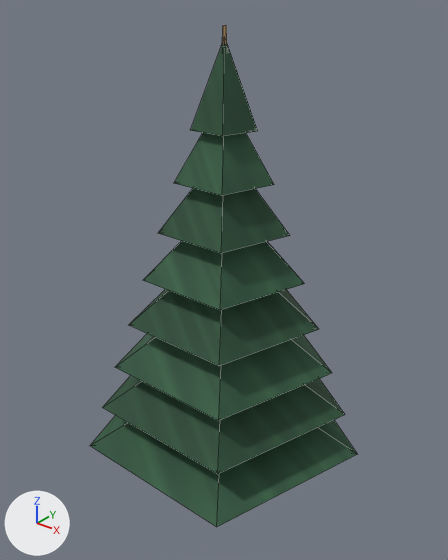
What one commit did to the FBX model Export/LOD/SW_Landscape/SM_Tree_Spruce01_LOD1.fbx.
Both versions are drawn from a 50 mm lens placed at (14.54, -18.21, 21.46), pointed at (-0.19, 0.2, 10.05). The axes (+X, +Y, +Z) are drawn at lower left. The lights are the same throughout. The older version comes first. Mesh edges are drawn as thin lines.

The scene before the commit, as lines of its bpy script (objects in view):
```python
me_sm_tree_spruce01_lod1 = bpy.data.meshes.new('SM_Tree_Spruce01_LOD1')
me_sm_tree_spruce01_lod1.from_pydata(...)  # 60 vertices, 74 faces; spans x -5.9..5.9, y -5.0..6.2, z -0.4..20.0
me_sm_tree_spruce01_lod1.materials.append(mat_m_survivalatlas_embed)  # picture img_t_survivalatlas_color_embed256_png
ob_sm_tree_spruce01_lod1 = bpy.data.objects.new('SM_Tree_Spruce01_LOD1', me_sm_tree_spruce01_lod1)
ob_sm_tree_spruce01_lod1.location = (0.0, 0.0, 0.0)
```
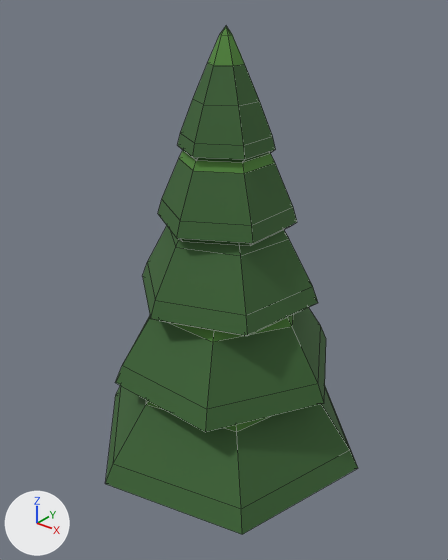
The change in detail:
me_sm_tree_spruce01_lod1 is used by ob_sm_tree_spruce01_lod1; location (0.0, 0.0, 0.0).
me_sm_tree_spruce01_lod1 had 60 vertices, 74 faces and spanned x -5.9..5.9, y -5.0..6.2, z -0.4..20.0.
me_sm_tree_spruce01_lod1 now has 182 vertices, 200 faces and spans x -6.1..6.1, y -5.8..6.2, z -0.4..20.0.
me_sm_tree_spruce01_lod1 part 1: the loose piece of 6 vertices spanning x -1.9..1.9, y -1.6..2.0, z 14.5..17.7 is rebuilt with 32 vertices and now spans x -2.5..2.5, y -2.7..2.9, z 12.7..18.6.
me_sm_tree_spruce01_lod1 part 2: the loose piece of 6 vertices spanning x -3.9..3.9, y -3.3..4.1, z 8.6..11.9 is rebuilt with 32 vertices and now spans x -5.0..5.0, y -4.2..4.5, z 5.9..13.3.
me_sm_tree_spruce01_lod1 part 3: the loose piece of 6 vertices spanning x -5.9..5.9, y -5.0..6.2, z 2.8..6.0 is rebuilt with 32 vertices and now spans x -6.1..6.1, y -5.8..6.2, z 2.0..10.1.
me_sm_tree_spruce01_lod1 part 4: the loose piece of 6 vertices spanning x -3.2..3.2, y -2.8..3.4, z 10.6..13.8 is rebuilt with 32 vertices and now spans x -3.7..3.7, y -3.7..4.0, z 9.5..16.1.
me_sm_tree_spruce01_lod1 part 5: the loose piece of 6 vertices spanning x -5.2..5.2, y -4.4..5.5, z 4.8..7.9 is deleted.
Part 6, on me_sm_tree_spruce01_lod1:
29 vertices are removed from x -4.6..4.6, y -3.9..4.8, z -0.4..20.0.
34 faces are deleted.
37 vertices are added at x -1.6..1.6, y -1.8..2.0, z 15.6..19.7.
42 new faces join them.
Other edits to the shape of me_sm_tree_spruce01_lod1 do not show in these pictures.

Changed parts and their boxes [x1, y1, x2, y2] in the pictures (448 x 560 px; the box of a moved part takes in the faces that stretch with it):
'SM_Tree_Spruce01_LOD1', reshaped: before [90, 25, 357, 527]; after [105, 26, 358, 534]
part 1 of me_sm_tree_spruce01_lod1, rebuilt: before [174, 133, 274, 195]; after [158, 151, 297, 246]
part 2 of me_sm_tree_spruce01_lod1, rebuilt: before [129, 289, 319, 366]; after [115, 307, 326, 432]
part 3 of me_sm_tree_spruce01_lod1, rebuilt: before [90, 415, 357, 527]; after [105, 385, 358, 534]
part 4 of me_sm_tree_spruce01_lod1, rebuilt: before [143, 241, 305, 310]; after [143, 226, 318, 336]
part 5 of me_sm_tree_spruce01_lod1, deleted (green): before [102, 376, 345, 474]
part 6 of me_sm_tree_spruce01_lod1, moved or reshaped: before [115, 25, 332, 421]; after [177, 26, 275, 162]
